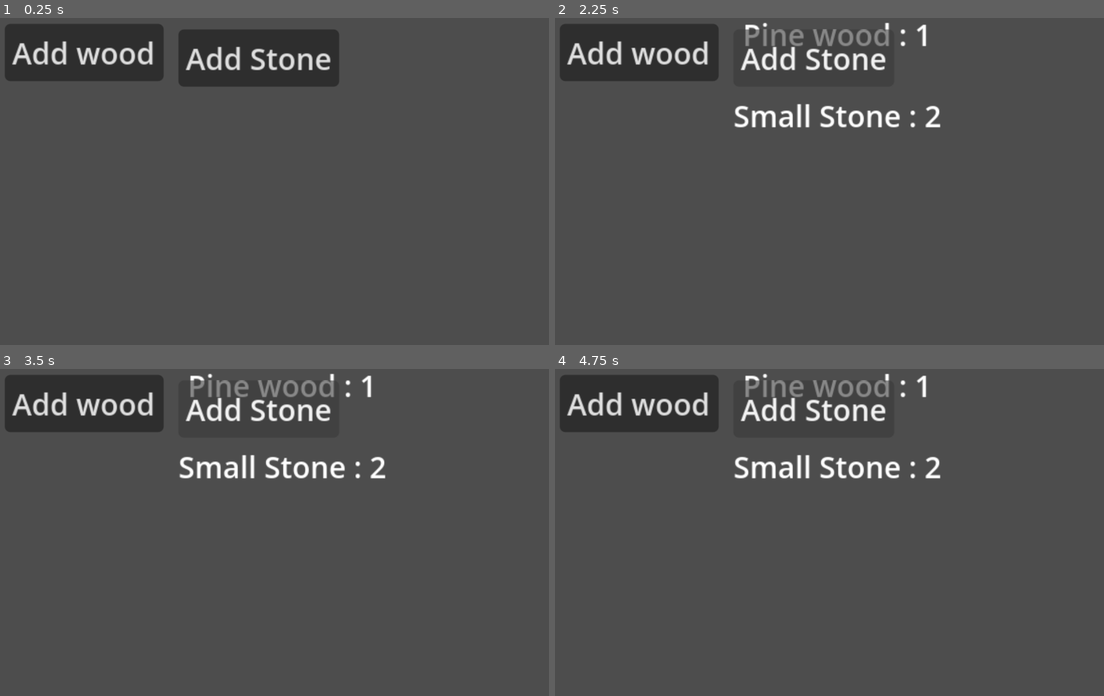
Above: before the commit, frames 1-4 (two rows, left to right).
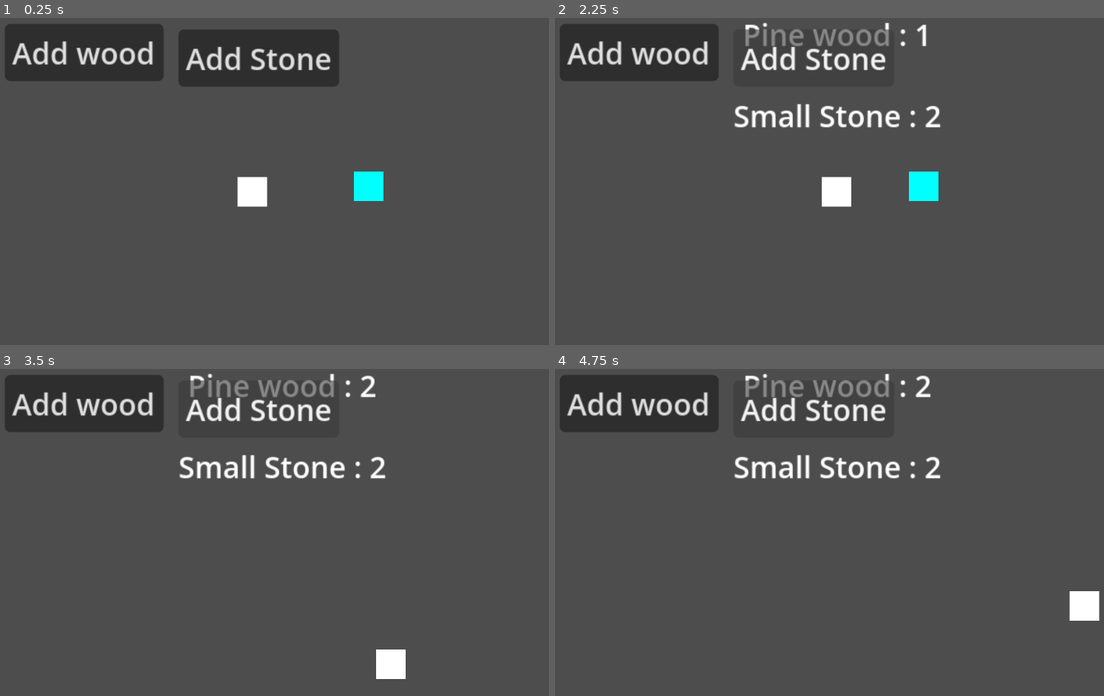
Above: after the commit, the same moments.

Repository: jonjud/PocketInventory
Game: Godot game, scene res://scenes/main.tscn
The game is run twice, just before and just after one commit, with the same random seed, the same clock (stepped at 60 frames per second) and the same inputs.
Inputs:
- Up to frame 1 (0.25 s): no input
- Up to frame 2 (2.25 s): click "Add wood" at 0.5 s; click "Add Stone" at 1.25 s; tap Enter at 2 s; hold D (move_right, bound only after the commit) from 2.03 s (still down)
- Up to frame 3 (3.5 s): release D (move_right, bound only after the commit) at 2.78 s; hold S (move_down, bound only after the commit) from 2.78 s (still down)
- Up to frame 4 (4.75 s): release S (move_down, bound only after the commit) at 3.53 s; hold D (move_right, bound only after the commit) 3.53-4.28 s; hold W (move_up, bound only after the commit) from 4.28 s (still down)

The runs differ from the first frame. In frame 1, 1.0% of the frame differs, in the area x 43-70%, y 46-58%; in frame 2, 1.0%; in frame 3, 0.6%; in frame 4, 0.6%.

Commit message:
Add player and drop item pick up system

Diff:
--- a/project.godot
+++ b/project.godot
@@ -22,6 +22,29 @@
 window/stretch/mode="canvas_items"
 window/stretch/aspect="expand"
 
+[input]
+
+move_up={
+"deadzone": 0.2,
+"events": [Object(InputEventKey,"resource_local_to_scene":false,"resource_name":"","device":-1,"window_id":0,"alt_pressed":false,"shift_pressed":false,"ctrl_pressed":false,"meta_pressed":false,"pressed":false,"keycode":0,"physical_keycode":87,"key_label":0,"unicode":119,"location":0,"echo":false,"script":null)
+]
+}
+move_down={
+"deadzone": 0.2,
+"events": [Object(InputEventKey,"resource_local_to_scene":false,"resource_name":"","device":-1,"window_id":0,"alt_pressed":false,"shift_pressed":false,"ctrl_pressed":false,"meta_pressed":false,"pressed":false,"keycode":0,"physical_keycode":83,"key_label":0,"unicode":115,"location":0,"echo":false,"script":null)
+]
+}
+move_left={
+"deadzone": 0.2,
+"events": [Object(InputEventKey,"resource_local_to_scene":false,"resource_name":"","device":-1,"window_id":0,"alt_pressed":false,"shift_pressed":false,"ctrl_pressed":false,"meta_pressed":false,"pressed":false,"keycode":0,"physical_keycode":65,"key_label":0,"unicode":97,"location":0,"echo":false,"script":null)
+]
+}
+move_right={
+"deadzone": 0.2,
+"events": [Object(InputEventKey,"resource_local_to_scene":false,"resource_name":"","device":-1,"window_id":0,"alt_pressed":false,"shift_pressed":false,"ctrl_pressed":false,"meta_pressed":false,"pressed":false,"keycode":0,"physical_keycode":68,"key_label":0,"unicode":100,"location":0,"echo":false,"script":null)
+]
+}
+
 [physics]
 
 3d/physics_engine="Jolt Physics"
--- /dev/null
+++ b/scenes/drop_item.gd
@@ -0,0 +1,23 @@
+extends Node2D
+
+@export var item : ItemData
+@export var amount : int = 1
+
+var attracted : bool = false
+var dir : Vector2
+var player : CharacterBody2D
+
+
+func _on_body_entered(body: Node2D) -> void:
+	if body.is_in_group("Player") :
+		if body :
+			player = body
+			attracted = true
+
+func _process(delta: float) -> void:
+	if attracted :
+		global_position = global_position.move_toward(player.global_position, 200.0 * delta)
+		if global_position.distance_to(player.global_position) <= 0.5 :
+			if player.has_method("handle_pickup"):
+				player.handle_pickup(item,amount)
+			queue_free()
--- /dev/null
+++ b/scenes/drop_item.tscn
@@ -0,0 +1,30 @@
+[gd_scene format=3 uid="uid://cixqwcwsuy5mp"]
+
+[ext_resource type="Script" uid="uid://ca68jq6lmdbcl" path="res://scenes/drop_item.gd" id="1_hj20x"]
+
+[sub_resource type="RectangleShape2D" id="RectangleShape2D_htemk"]
+size = Vector2(50, 50)
+
+[node name="DropItem" type="Area2D" unique_id=1432883798]
+collision_layer = 2
+collision_mask = 3
+script = ExtResource("1_hj20x")
+
+[node name="ColorRect" type="ColorRect" parent="." unique_id=1945519637]
+anchors_preset = 8
+anchor_left = 0.5
+anchor_top = 0.5
+anchor_right = 0.5
+anchor_bottom = 0.5
+offset_left = -8.0
+offset_top = -8.0
+offset_right = 8.0
+offset_bottom = 8.0
+grow_horizontal = 2
+grow_vertical = 2
+color = Color(0, 1, 1, 1)
+
+[node name="CollisionShape2D" type="CollisionShape2D" parent="." unique_id=170348000]
+shape = SubResource("RectangleShape2D_htemk")
+
+[connection signal="body_entered" from="." to="." method="_on_body_entered"]
--- a/scenes/main.gd
+++ b/scenes/main.gd
@@ -6,6 +6,7 @@
 # Called when the node enters the scene tree for the first time.
 func _ready() -> void:
 	$InventoryUI.setup($Inventory)
+	$Player.setup($Inventory)
 
 
 func add_wood() -> void :
--- a/scenes/main.tscn
+++ b/scenes/main.tscn
@@ -3,6 +3,9 @@
 [ext_resource type="Script" uid="uid://bx1v2gc22l3vg" path="res://scenes/main.gd" id="1_o5qli"]
 [ext_resource type="Script" uid="uid://b1pjja7sxodsc" path="res://data/inventory.gd" id="2_0wfyh"]
 [ext_resource type="PackedScene" uid="uid://cgd4lnfwj1l75" path="res://scenes/inventory_ui.tscn" id="3_sugp2"]
+[ext_resource type="PackedScene" uid="uid://cvjuinlyoi3pa" path="res://scenes/player.tscn" id="4_jyhfs"]
+[ext_resource type="PackedScene" uid="uid://cixqwcwsuy5mp" path="res://scenes/drop_item.tscn" id="5_tefeu"]
+[ext_resource type="Resource" uid="uid://dwu48ul3tgin6" path="res://items/wood.tres" id="6_o6xl0"]
 
 [node name="main" type="Node2D" unique_id=993339977]
 script = ExtResource("1_o5qli")
@@ -45,5 +48,12 @@
 
 [node name="InventoryUI" parent="." unique_id=371462304 instance=ExtResource("3_sugp2")]
 
+[node name="Player" parent="." unique_id=1857767477 instance=ExtResource("4_jyhfs")]
+position = Vector2(143, 97)
+
+[node name="DropItem" parent="." unique_id=1432883798 instance=ExtResource("5_tefeu")]
+position = Vector2(206, 94)
+item = ExtResource("6_o6xl0")
+
 [connection signal="pressed" from="CanvasLayer/Button" to="." method="add_wood"]
 [connection signal="pressed" from="CanvasLayer/Button2" to="." method="add_stone"]
--- /dev/null
+++ b/scenes/player.gd
@@ -0,0 +1,58 @@
+extends CharacterBody2D
+
+
+# Movement
+@export var speed: float = 100.0
+@export var accel: float = 1000.0
+@export var fric: float = 1200.0
+
+var dir: Vector2 = Vector2.ZERO
+var inventory : Inventory
+
+
+func _ready() -> void:
+	add_to_group("Player")
+
+func setup(_inventory : Inventory) -> void :
+	inventory = _inventory
+
+func handle_movement(delta: float) -> void:
+	dir = Input.get_vector(
+		"move_left",
+		"move_right",
+		"move_up",
+		 "move_down"
+	)
+
+	if dir != Vector2.ZERO:
+		velocity.x = move_toward(
+			velocity.x,
+			speed * dir.x,
+			accel * delta
+		)
+
+		velocity.y = move_toward(
+			velocity.y,
+			speed * dir.y,
+			accel * delta
+		)
+
+	else:
+		velocity.x = move_toward(
+			velocity.x,
+			0.0,
+			fric * delta
+		)
+
+		velocity.y = move_toward(
+			velocity.y,
+			0.0,
+			fric * delta
+		)
+
+func handle_pickup(item : ItemData , amount : int) -> void :
+	inventory.add_item(item , amount)
+
+func _physics_process(delta: float) -> void:
+	handle_movement(delta)
+	move_and_slide()
--- /dev/null
+++ b/scenes/player.tscn
@@ -0,0 +1,26 @@
+[gd_scene format=3 uid="uid://cvjuinlyoi3pa"]
+
+[ext_resource type="Script" uid="uid://b0xclnn5yoejs" path="res://scenes/player.gd" id="1_3vyb7"]
+
+[sub_resource type="RectangleShape2D" id="RectangleShape2D_htemk"]
+size = Vector2(16, 16)
+
+[node name="Player" type="CharacterBody2D" unique_id=1857767477]
+collision_mask = 3
+script = ExtResource("1_3vyb7")
+
+[node name="ColorRect" type="ColorRect" parent="." unique_id=141460788]
+anchors_preset = 8
+anchor_left = 0.5
+anchor_top = 0.5
+anchor_right = 0.5
+anchor_bottom = 0.5
+offset_left = -8.0
+offset_top = -8.0
+offset_right = 8.0
+offset_bottom = 8.0
+grow_horizontal = 2
+grow_vertical = 2
+
+[node name="CollisionShape2D" type="CollisionShape2D" parent="." unique_id=2078126970]
+shape = SubResource("RectangleShape2D_htemk")
Not shown, added: scenes/drop_item.gd.uid
Not shown, added: scenes/player.gd.uid
